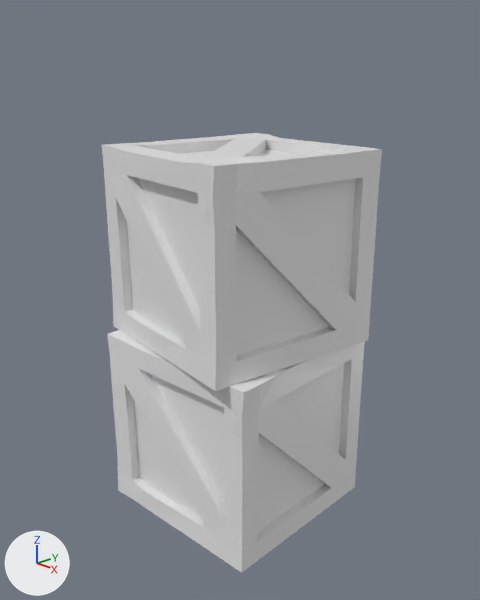
Renders of the Blender file Assets/Resources/Models/World 1/Impassable Obstacle - Crate.blend from each side of a commit.
Both versions are drawn from a 50 mm camera at (5.0, -4.75, 3.76) aimed at (0.18, -0.07, 1.44). The axes (+X, +Y, +Z) are drawn at lower left. The lights are the same throughout.

Before the edit, the objects in view are built like this:
```python
mat_material = principled_material('Material')
mat_material.base_color = (0.8, 0.8, 0.8)  # white #e7e7e7
mat_material.roughness = 0.4
me_cube_001 = bpy.data.meshes.new('Cube.001')
me_cube_001.from_pydata(...)  # 212 vertices, 460 faces; spans x -1.04..1.03, y -1.01..1.02, z -1.01..1.04
me_cube_001.materials.append(mat_material)  # white #e7e7e7
me_cube_002 = bpy.data.meshes.new('Cube.002')
me_cube_002.from_pydata(...)  # 212 vertices, 460 faces; spans x -1.02..1.06, y -0.99..1.03, z -1.0..1.05
me_cube_002.materials.append(mat_material)  # white #e7e7e7
ob_cube_001 = bpy.data.objects.new('Cube.001', me_cube_001)
ob_cube_001.location = (0.07, 0.01, 2.0)
ob_cube_001.rotation_euler = (0.0, 0.0, -0.13)  # degrees (0, 0, -7.4)
ob_cube_002 = bpy.data.objects.new('Cube.002', me_cube_002)
ob_cube_002.location = (0.04, -0.01, -0.04)
ob_cube_002.rotation_euler = (0.0, 0.0, 0.0439)  # degrees (0, 0, 2.5)
```
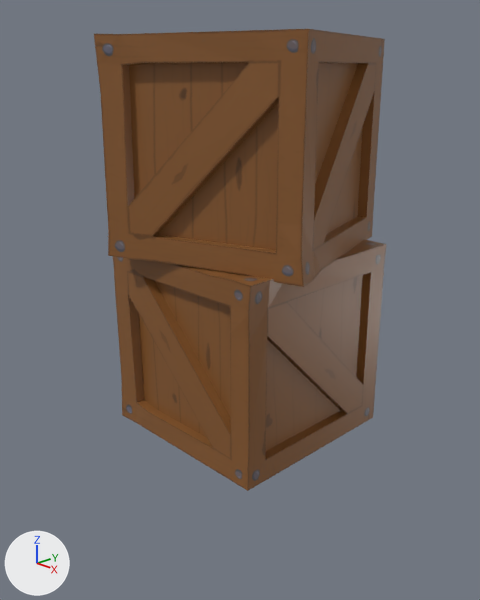
Location of each change, (x1, y1, x2, y2) in pixels of the pictures (480 x 600 px):
```json
{"object": "Cube.002", "change": "surface changed, moved, turned, rescaled", "before": [107, 330, 365, 573], "after": [94, 29, 385, 287]}
{"object": "Cube.001", "change": "surface changed, moved, turned", "before": [102, 133, 382, 391], "after": [113, 240, 386, 491], "on screen": "grey to brown"}
```

Scene script edits in JSON lines:
```json
{"op": "add", "block": "img_material_base_color", "code": ["img_material_base_color = load_image('Material Base Color', '../../Textures/Enviroment/Wooden Crate Texture.png', 2048, 2048, 'sRGB')"]}
{"op": "remove", "block": "mat_material", "code": "mat_material.base_color = (0.8, 0.8, 0.8)  # white #e7e7e7"}
{"op": "add", "block": "mat_material", "code": "mat_material.texture = img_material_base_color"}
{"op": "set", "path": "ob_cube_001.rotation_euler", "old": "(0.0, 0.0, -0.13)", "new": "(0.0, 0.0, 0.0)", "note": "degrees (0, 0, -7.4) -> degrees (0, 0, 0)"}
{"op": "set", "path": "ob_cube_001.location", "old": "(0.07, 0.01, 2.0)", "new": "(0.23, 0.01, 1.03)"}
{"op": "set", "path": "ob_cube_002.location", "old": "(0.04, -0.01, -0.04)", "new": "(0.23, 0.01, 3.05)"}
{"op": "set", "path": "ob_cube_002.rotation_euler", "old": "(0.0, 0.0, 0.0439)", "new": "(0.0, 0.0, 0.316)", "note": "degrees (0, 0, 2.5) -> degrees (0, 0, 18)"}
{"op": "set", "path": "ob_cube_002.scale", "old": "(1.0, 1.0, 1.0)", "new": "(1.0, 1.0, -1.0)"}
```
